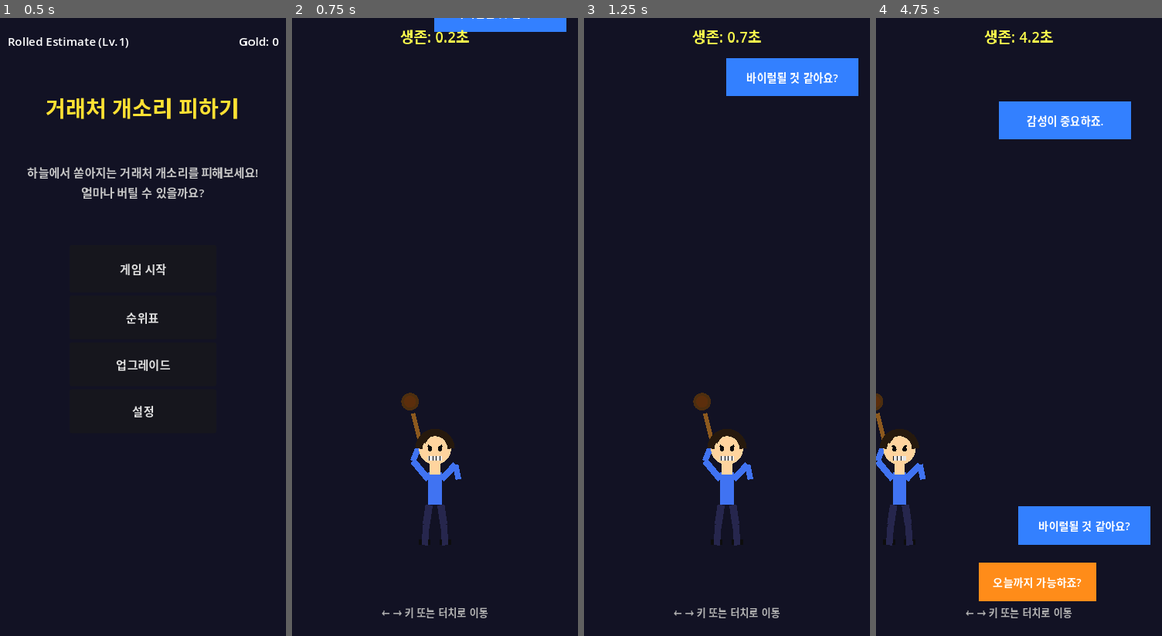
Above: before the commit, frames 1-4 (left to right).
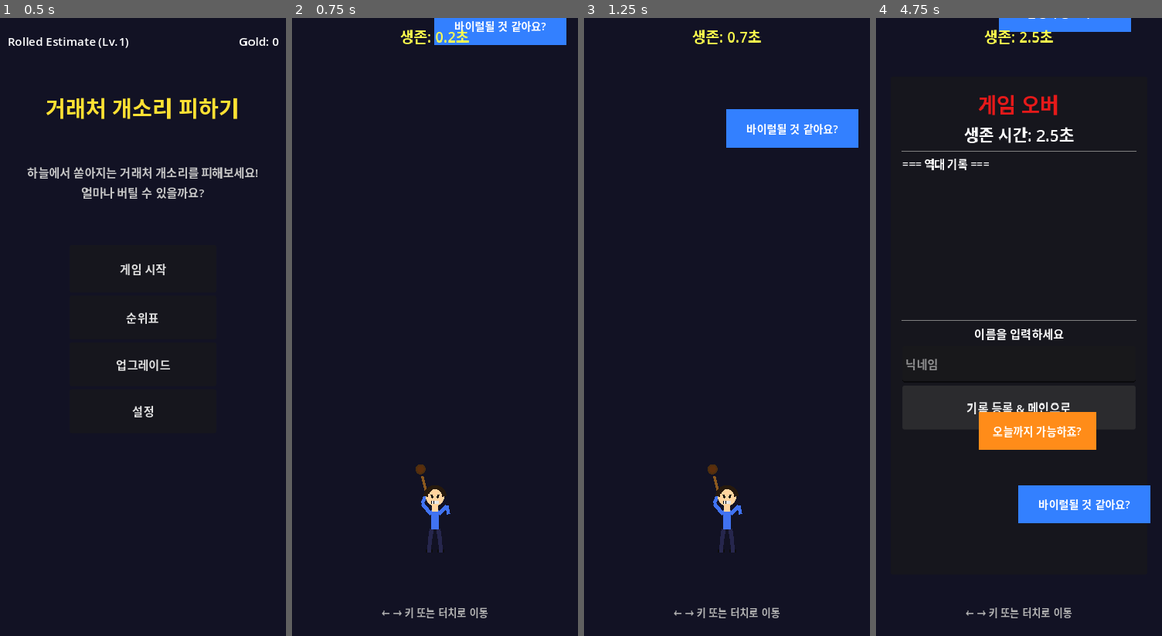
Above: after the commit, the same moments.

Repository: keun4jang/dumb-client-smash
Game: Godot game, scene res://scenes/main/MainMenu.tscn
Two runs of this game, one before a commit and one after it. Both use one fixed random seed, a clock stepped at 60 frames per second and the inputs below.
Inputs (mouse positions are in pixels of both pictures, inside the frame that each line leads up to):
- Up to frame 1 (0.5 s): no input
- Up to frame 2 (0.75 s): click "게임 시작" at 0.5 s
- Up to frame 3 (1.25 s): no input
- Up to frame 4 (4.75 s): move the mouse to (1081, 296) at 1.27 s; hold Right (ui_right) 1.28-2 s; click (1081, 296) at 1.42 s; drag from (961, 357) to (1004, 450) at 2.02 s; move the mouse to (1047, 191) at 2.77 s; hold Right (ui_right) 2.78-3.5 s; drag from (1004, 450) to (933, 234) at 3.52 s; move the mouse to (1104, 419) at 4.27 s; hold Left (ui_left) from 4.28 s (still down)

Frame 1 is identical in both runs. In frame 2, 2.9% of the frame differs, in the area x 38-96%, y 0-87%; in frame 3, 7.4%; in frame 4, 19%, in the area x 0-96%, y 0-95%.

Commit message:
tweak: smaller player, faster phrase attacks
- Character scale 0.58 (was full size)
- Base speeds: 280/460/220/560 (was 175/310/130/380)
- Spawn interval: 1.2s start, min 0.3s (was 1.6s/0.45s)
- Speed scale rate 0.014/s (was 0.008/s)

Co-Authored-By: Claude Sonnet 4.6 <noreply@anthropic.com>
Claude-Session: https://claude.ai/code/session_019FJzSkDE8Dwf5TK3RMH63g

Diff:
--- a/scenes/dodge/DodgeScene.tscn
+++ b/scenes/dodge/DodgeScene.tscn
@@ -13,7 +13,8 @@
 size = Vector2(390, 844)
 
 [node name="PlayerVisual" type="Node2D" parent="."]
-position = Vector2(195, 720)
+position = Vector2(195, 730)
+scale = Vector2(0.58, 0.58)
 script = ExtResource("2")
 
 [node name="HUD" type="CanvasLayer" parent="."]
--- a/scripts/dodge/DodgeController.gd
+++ b/scripts/dodge/DodgeController.gd
@@ -40,7 +40,7 @@
 	Color(0.7, 0.2, 1.0),    # 2 wide   - purple
 	Color(0.9, 0.1, 0.05),   # 3 danger - red
 ]
-const TYPE_SPEED := [175.0, 310.0, 130.0, 380.0]
+const TYPE_SPEED := [280.0, 460.0, 220.0, 560.0]
 const TYPE_WIDTH := [180.0, 160.0, 270.0, 200.0]
 const TYPE_HEIGHT := 52.0
 
@@ -56,7 +56,7 @@
 var _elapsed: float = 0.0
 var _alive: bool = true
 var _spawn_timer: float = 0.0
-var _spawn_interval: float = 1.6
+var _spawn_interval: float = 1.2
 var _labels: Array = []
 
 @onready var player_visual: Node2D = $PlayerVisual
@@ -105,7 +105,7 @@
 	_spawn_timer -= delta
 	if _spawn_timer <= 0.0:
 		var interval_scale := 1.0 / (1.0 + _elapsed * 0.012)
-		_spawn_interval = clamp(1.6 * interval_scale, 0.45, 1.6)
+		_spawn_interval = clamp(1.2 * interval_scale, 0.30, 1.2)
 		_spawn_timer = _spawn_interval
 		_spawn_phrase()
 		if _elapsed > 20.0 and randf() < 0.4:
@@ -118,7 +118,7 @@
 	var data: Dictionary = PHRASES[randi() % PHRASES.size()]
 	var ptype: int = data["type"]
 	var w: float = TYPE_WIDTH[ptype]
-	var speed_mult := 1.0 + _elapsed * 0.008
+	var speed_mult := 1.0 + _elapsed * 0.014
 	var speed: float = TYPE_SPEED[ptype] * speed_mult
 	var x: float = randf_range(w / 2.0 + 4.0, SCREEN_W - w / 2.0 - 4.0)
 
